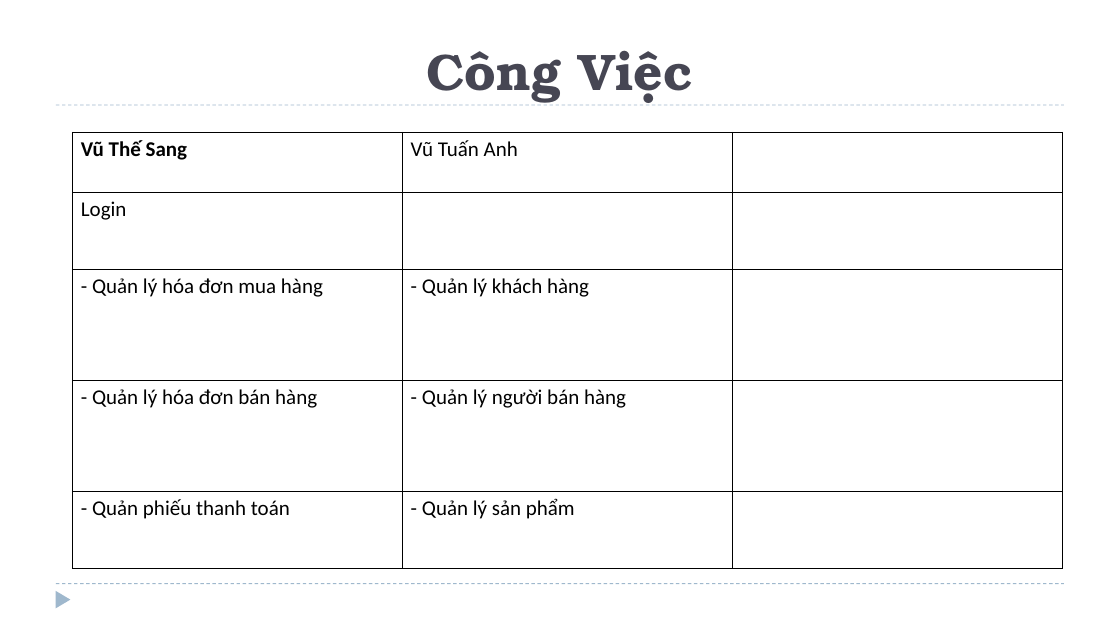
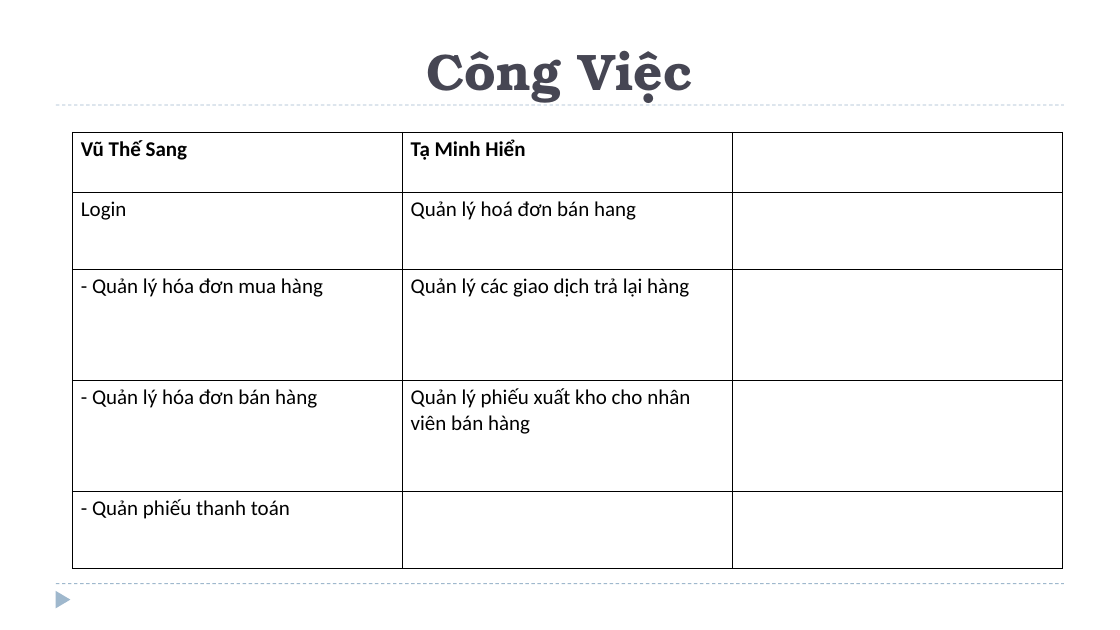
Before and after one commit to ProjectEJB/Project, a slide deck: slide 4 of SaleManager/Tài Liệu/ThuyetTrinh.pptx. Drawn at 1120x630 pixels with LibreOffice and Linux fonts; fonts in the diff are those of the drawing. Boxes give left, top, right and bottom in pixels: in the first picture for what was removed or moved away, otherwise in the second. Text is boxed around its words. In the diff, an @@ line names an element or a change of style, - is before the commit and + after.

```diff
--- a/SaleManager/Tài Liệu/ThuyetTrinh.pptx
+++ b/SaleManager/Tài Liệu/ThuyetTrinh.pptx
@@ table at [72,133,1063,569] @@
-row 1, column 2: Vũ Tuấn Anh
+row 1, column 2: Tạ Minh Hiển
-row 2, column 2: 
+row 2, column 2: Quản lý hoá đơn bán hang
-row 3, column 2: - Quản lý khách hàng
+row 3, column 2: Quản lý các giao dịch trả lại hàng
-row 4, column 2: - Quản lý người bán hàng
+row 4, column 2: Quản lý phiếu xuất kho cho nhân viên bán hàng
-row 5, column 2: - Quản lý sản phẩm
+row 5, column 2: 
```
Also in this commit, not shown: 1 other slide changed, 12 slides added, 1 slide removed, 2 other files.
